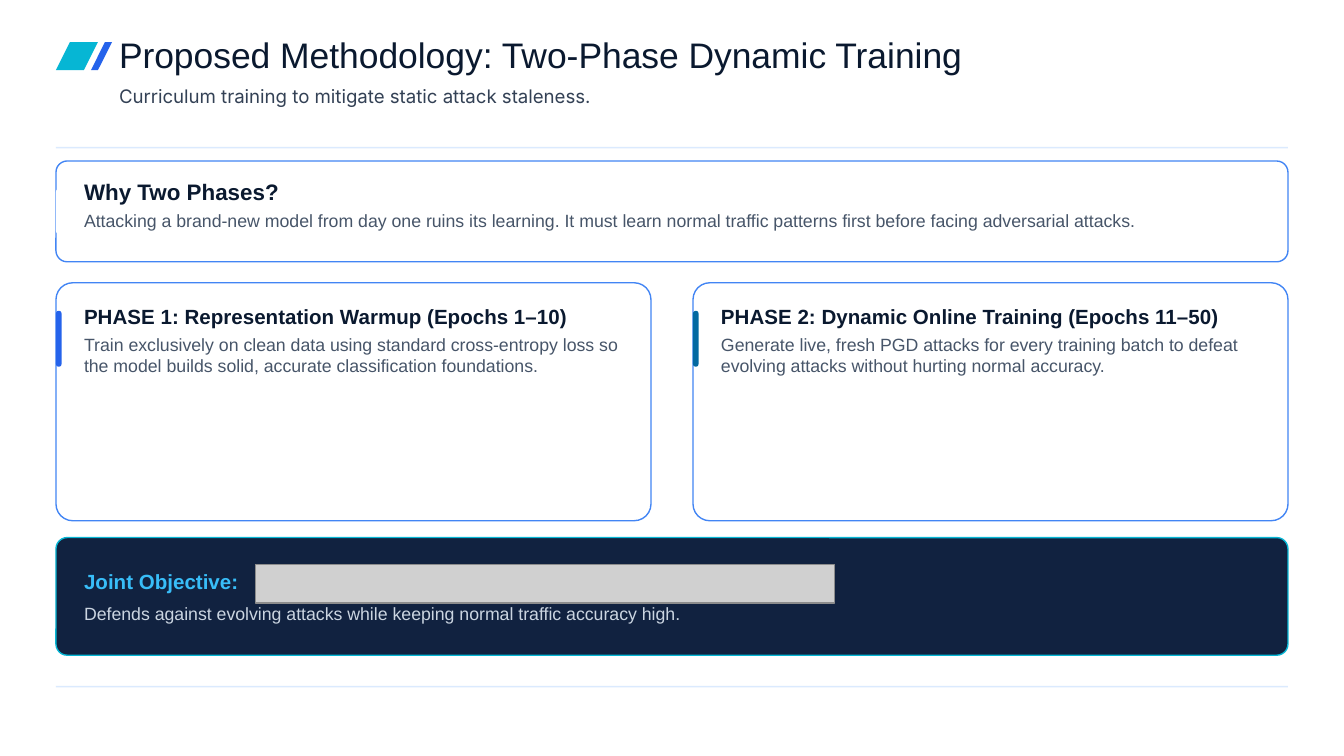
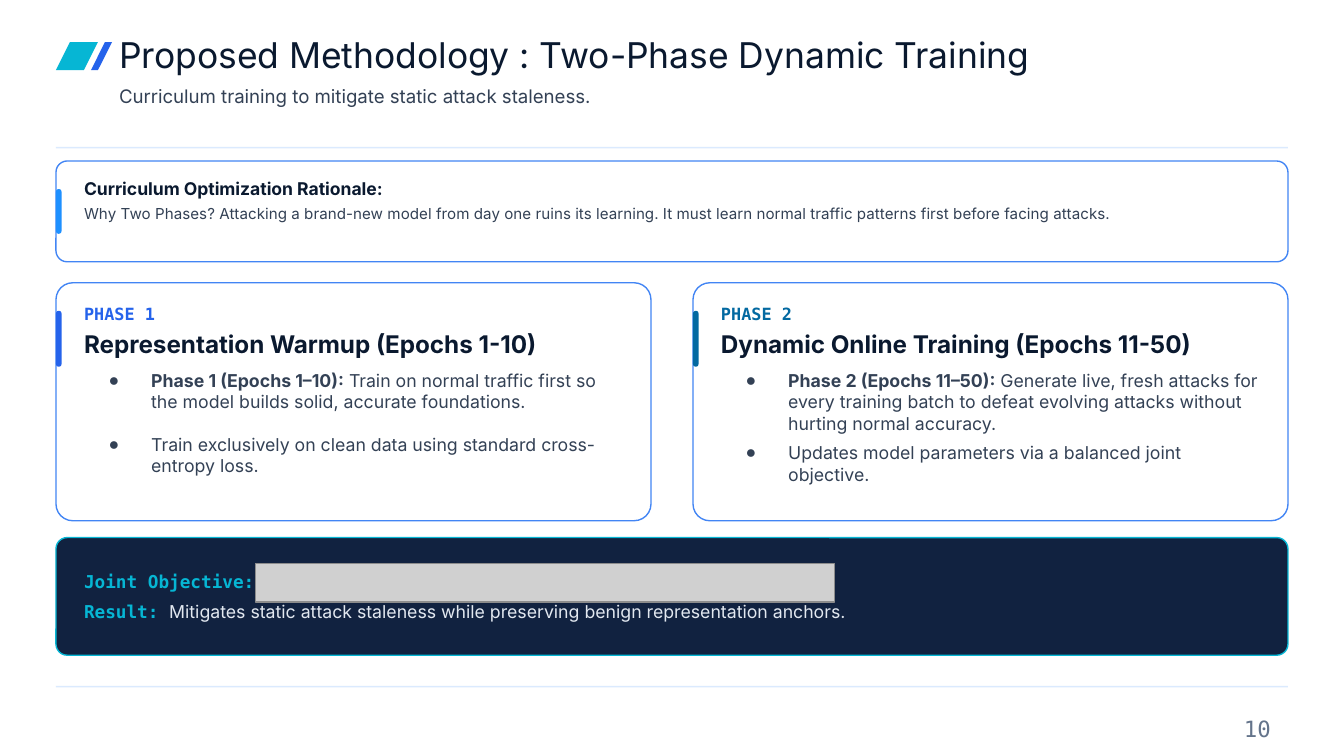
Before and after one commit to sadman128/aml_rocm_native, a slide deck: slide 10 of docs/pre_defense/predefense.pptx. Drawn at 1344x756 pixels with LibreOffice and Linux fonts; fonts in the diff are those of the drawing; grey boxes stand for pictures; background and template pictures are left out. Boxes give left, top, right and bottom in pixels: in the first picture for what was removed or moved away, otherwise in the second. Text is boxed around its words. In the diff, an @@ line names an element or a change of style, - is before the commit and + after.

```diff
--- a/docs/pre_defense/predefense.pptx
+++ b/docs/pre_defense/predefense.pptx
@@ text at bbox=[119, 41, 1030, 76]: text changed; font Arial to Inter @@
-Proposed Methodology: Two-Phase Dynamic Training
+Proposed Methodology : Two-Phase Dynamic Training
@@ rounded rectangle at bbox=[56, 190, 62, 234]: fill #FFFFFF to #1E90FF @@
@@ text at bbox=[84, 181, 1110, 223]: text changed; size 9.5 to 8.1 pt; font Arial to Inter; text colour #475569 to #334155 @@
-Why Two Phases?
-Attacking a brand-new model from day one ruins its learning. It must learn normal traffic patterns first before facing adversarial attacks.
+Curriculum Optimization Rationale:
+Why Two Phases? Attacking a brand-new model from day one ruins its learning. It must learn normal traffic patterns first before facing attacks.
@@ text at bbox=[84, 307, 596, 476]: text changed; font Arial to Inter; text colour #475569 to #334155 @@
-PHASE 1: Representation Warmup (Epochs 1–10)
-Train exclusively on clean data using standard cross-entropy loss so the model builds solid, accurate classification foundations.
+PHASE 1
+Representation Warmup (Epochs 1-10)
+● Phase 1 (Epochs 1–10): Train on normal traffic first so the model builds solid, accurate foundations.
+● Train exclusively on clean data using standard cross-entropy loss.
@@ text at bbox=[721, 307, 1257, 485]: text changed; font Arial to Inter; text colour #475569 to #334155 @@
-PHASE 2: Dynamic Online Training (Epochs 11–50)
-Generate live, fresh PGD attacks for every training batch to defeat evolving attacks without hurting normal accuracy.
+PHASE 2
+Dynamic Online Training (Epochs 11-50)
+● Phase 2 (Epochs 11–50): Generate live, fresh attacks for every training batch to defeat evolving attacks without hurting normal accuracy.
+● Updates model parameters via a balanced joint objective.
@@ text at bbox=[84, 574, 254, 592]: size 11 to 9.5 pt, font Arial to DejaVu Sans Mono, text colour #38BDF8 to #06B6D4 in "Joint Objective:" @@
@@ text at bbox=[84, 604, 846, 622]: text changed; font Arial to Inter; text colour #CBD5E1 to #E2E8F0 @@
-Defends against evolving attacks while keeping normal traffic accuracy high.
+Result: Mitigates static attack staleness while preserving benign representation anchors.
@@ text added at bbox=[1244, 720, 1271, 738], 12 pt, text #64748B @@
+10
```
Also in this commit, not shown: 11 other slides changed, 3 slides added, 2 slides removed, 53 other files.
